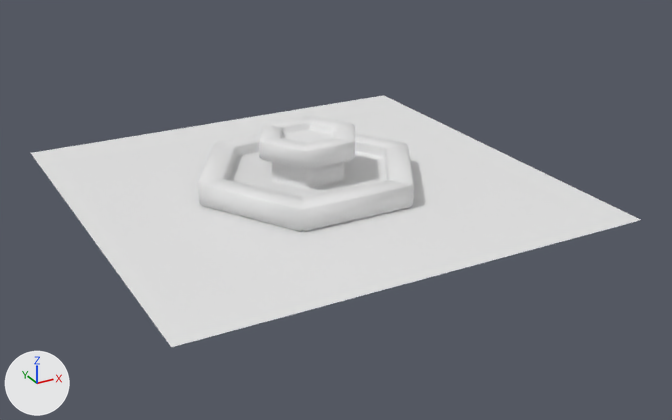
What one commit did to the Blender file assets/PROP/school.blend.
Rendered twice from a camera (50 mm lens) standing at (-10.13, -19.84, 9.01) and looking at (0.47, -0.57, -0.62). The lights are fixed; the arrows at lower left show +X, +Y and +Z. Materials are left out; every surface is plain grey.

In view in the first picture: 'Plane', 'fountain'.
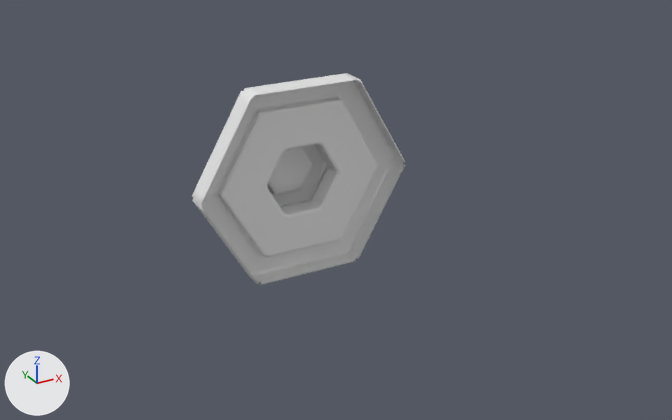
Diff of the bpy script that builds the scene:
```diff
--- a/assets/PROP/school.blend.py
+++ b/assets/PROP/school.blend.py
@@ me_cylinder @@
 # used by ob_fountain; location = (-0.02, 0.0, 0.3); rotation_euler = (0.0, 0.0, 0.524), in degrees (0, 0, 30)
-me_cylinder.from_pydata(...)  # 342 vertices, 325 faces; spans x -2.6..2.6, y -2.97..2.97, z -0.3..1.1
+me_cylinder.from_pydata(...)  # 1038 vertices, 1009 faces; spans x -2.99..2.95, y 0.0..1.4, z -2.6..2.6
+# me_cylinder part 1: 342 vertices removed from x -2.6..2.6, y -2.97..2.97, z -0.3..1.1; 1038 vertices added at x -2.99..2.95, y 0.0..1.4, z -2.6..2.6
@@ ob_plane @@
 ob_plane.scale = (5.79, 5.79, 5.79)
+ob_plane.hide_viewport = True
@@ ob_fountain @@
 ob_fountain = bpy.data.objects.new('fountain', me_cylinder)
-ob_fountain.location = (-0.02, 0.0, 0.3)
-ob_fountain.rotation_euler = (0.0, 0.0, 0.524)  # degrees (0, 0, 30)
+ob_fountain.location = (0.0, 0.0, 0.0)
```

Where the change shows, as pixel boxes [x1, y1, x2, y2] in the pictures (672 x 420 px):
'Plane', hidden
    before: [31, 95, 640, 347]
'fountain', reshaped, moved, turned
    before: [198, 116, 414, 232]
    after: [192, 73, 405, 285]
